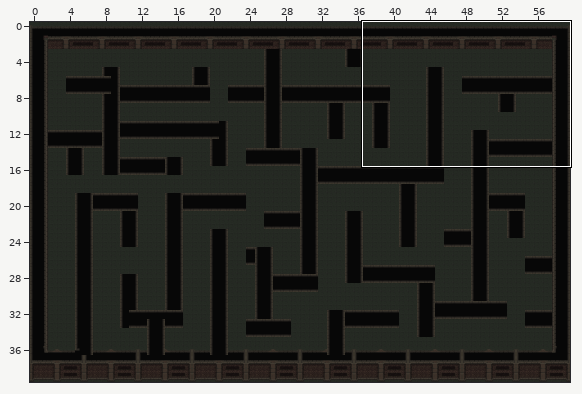
One commit to this Tiled map: assets/level1.tmx. Above: a wide view before the commit, with the close-up outlined.
Close-up. Old version:
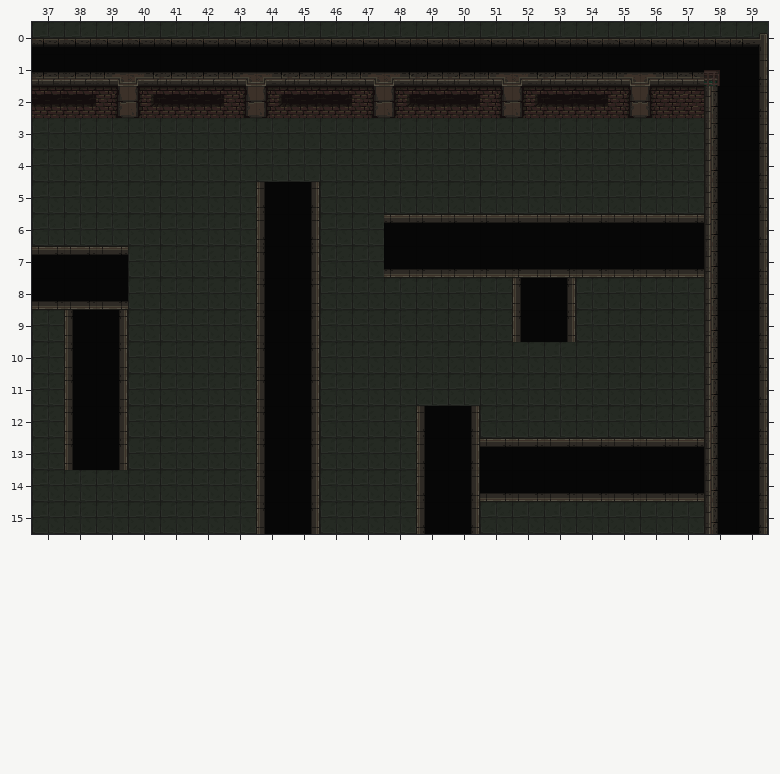
Cells are 32x32 px. Shown: x 37..59, y 0..15. The commit also changed other parts of the map, which this record leaves out.
After:
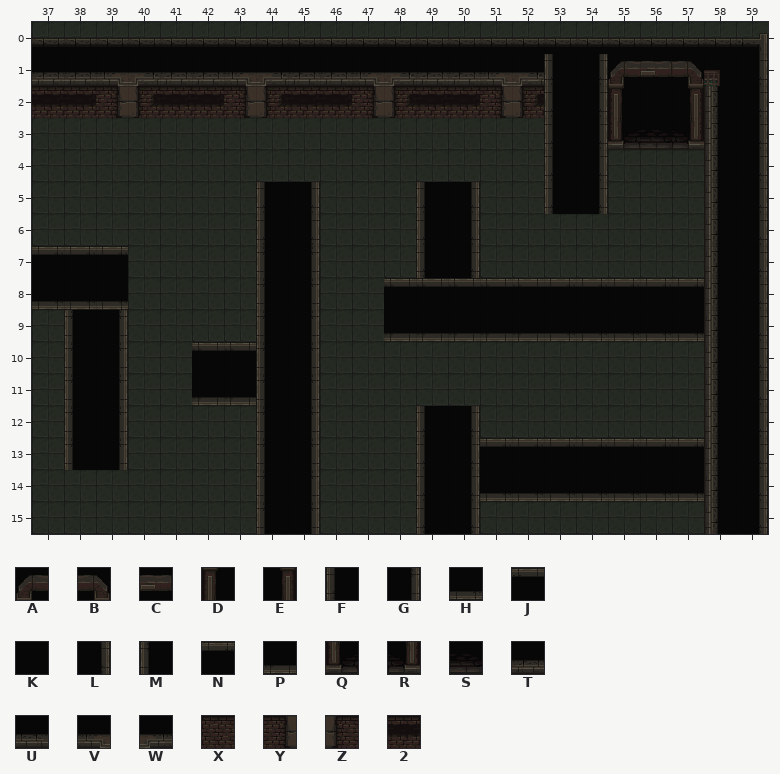
Key: from "mainlevbuild": A 20, B 20 flipped left-right, C 21, D 52, E 52 flipped left-right, F 66, G 66 turned 180, H 66 turned 270, J 66 turned 90, K 67, L 71, M 71 turned 180, N 71 turned 270, P 71 turned 90, Q 84, R 84 flipped left-right, S 85, T 99, U 99 flipped left-right, V 100, W 100 flipped left-right, X 131 flipped left-right, Y 132, Z 132 flipped left-right, 2 134.
_ is an empty cell, . an unchanged one.
What changed:
--- layer "walls"
@@ x 42..57 @@
- 1 ...........TTVWU
- 2 ...........22YZX
- 3 ..........._____
- 4 ...........__...
- 5 .......__..__...
- 6 ......JJJJJNNNNN
- 7 ......PPPPPHHHHH
- 8 ......____MG____
- 9 ......____MG____
-10 __..............
-11 __..............
+ 1 ...........FLACB
+ 2 ...........FLDKE
+ 3 ...........FLQSR
+ 4 ...........FL...
+ 5 .......FL..FL...
+ 6 ......_FL_______
+ 7 ......_FL_______
+ 8 ......JJJJJNNNNN
+ 9 ......PPPPPHHHHH
+10 JJ..............
+11 PP..............
Changed places in both close-ups, as pixel boxes (x1, y1, x2, y2):
changed: (384, 54, 704, 342)
added: (192, 342, 256, 406)
